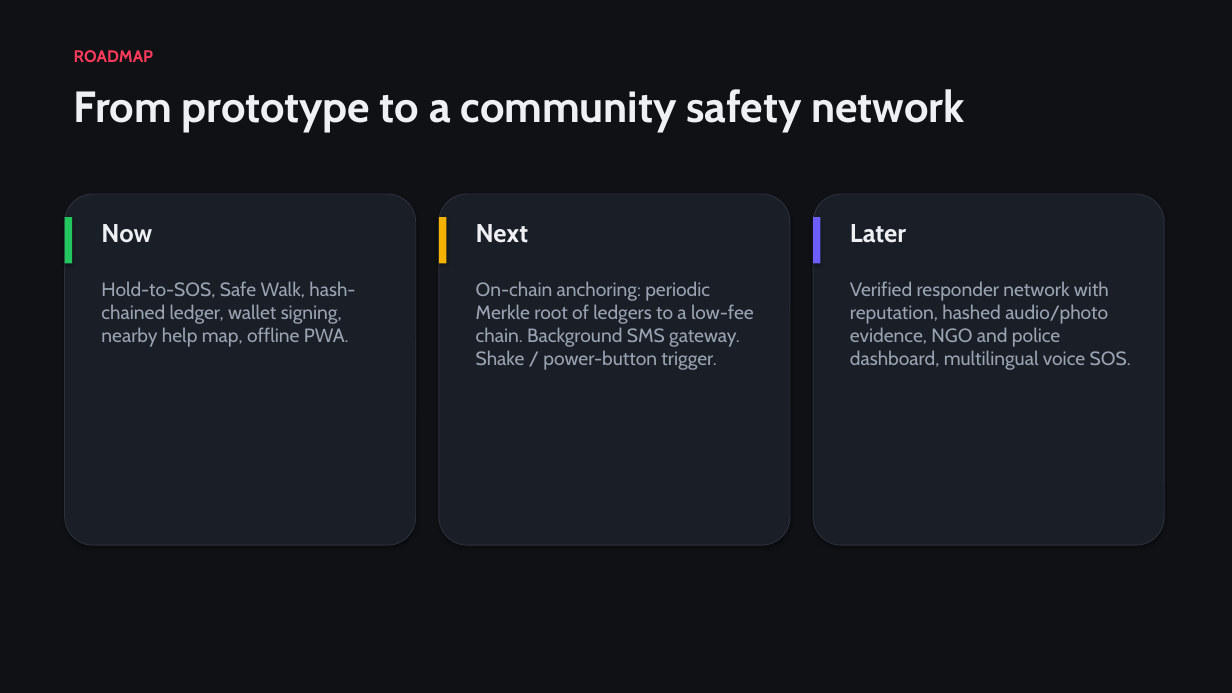
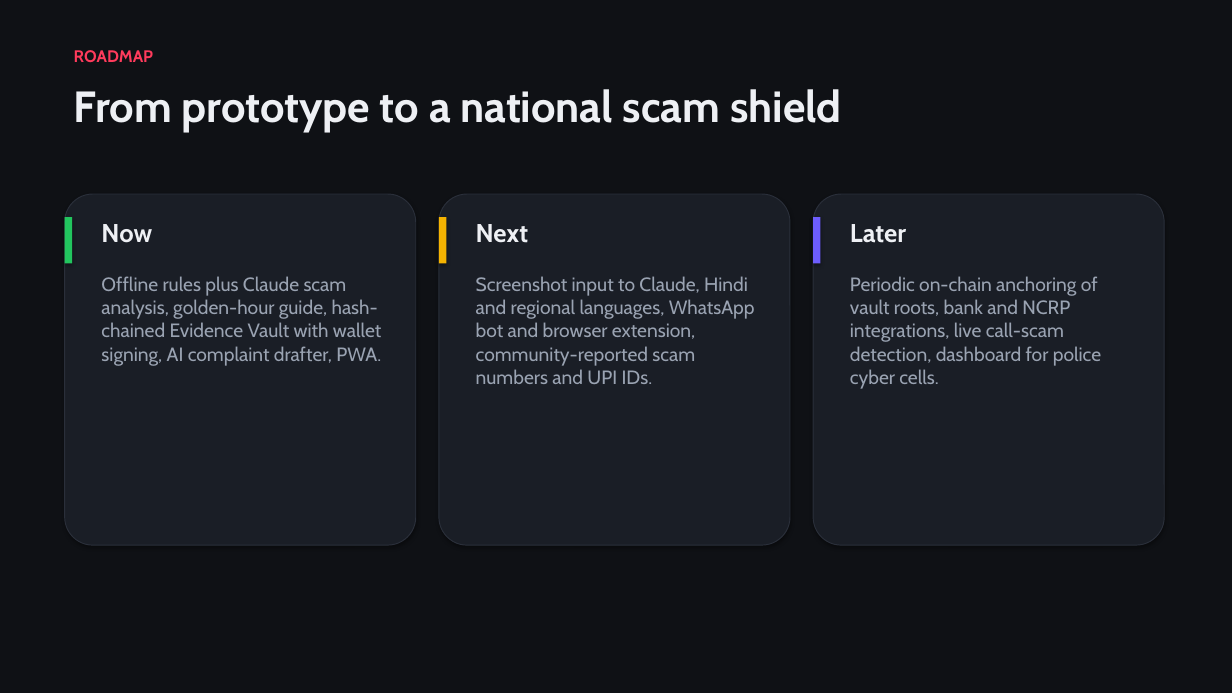
Before and after one commit to nobraindev-pavan/Rakshanet, a slide deck: slide 7 of docs/RakshaNet-Pitch-Deck.pptx. Drawn at 1232x693 pixels with LibreOffice and Linux fonts; fonts in the diff are those of the drawing. Boxes give left, top, right and bottom in pixels: in the first picture for what was removed or moved away, otherwise in the second. Text is boxed around its words. In the diff, an @@ line names an element or a change of style, - is before the commit and + after.

```diff
--- a/docs/RakshaNet-Pitch-Deck.pptx
+++ b/docs/RakshaNet-Pitch-Deck.pptx
@@ text at box(74, 89, 841, 132): text changed @@
-From prototype to a community safety network
+From prototype to a national scam shield
@@ text at box(101, 276, 381, 365): text changed @@
-Hold-to-SOS, Safe Walk, hash-chained ledger, wallet signing, nearby help map, offline PWA.
+Offline rules plus Claude scam analysis, golden-hour guide, hash-chained Evidence Vault with wallet signing, AI complaint drafter, PWA.
@@ text at box(476, 276, 755, 384): text changed @@
-On-chain anchoring: periodic Merkle root of ledgers to a low-fee chain. Background SMS gateway. Shake / power-button trigger.
+Screenshot input to Claude, Hindi and regional languages, WhatsApp bot and browser extension, community-reported scam numbers and UPI IDs.
@@ text at box(850, 276, 1101, 389): text changed @@
-Verified responder network with reputation, hashed audio/photo evidence, NGO and police dashboard, multilingual voice SOS.
+Periodic on-chain anchoring of vault roots, bank and NCRP integrations, live call-scam detection, dashboard for police cyber cells.
```
Also in this commit, not shown: 2 other slides changed, 4 slides added, 4 slides removed, 38 other files.
